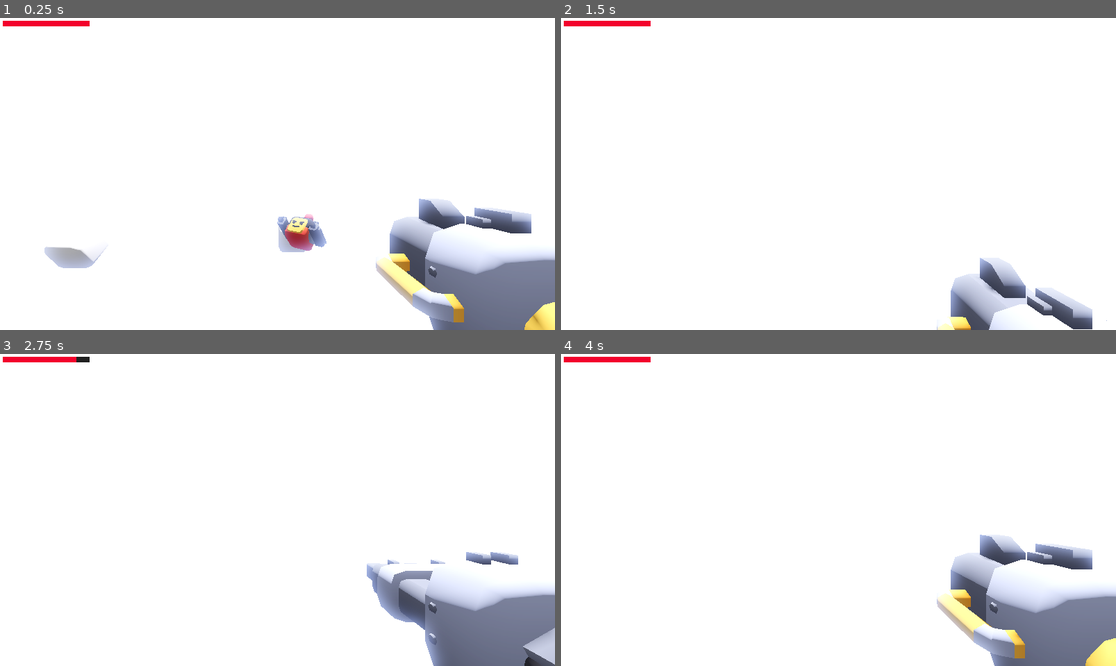
Above: before the commit, frames 1-4 (two rows, left to right).
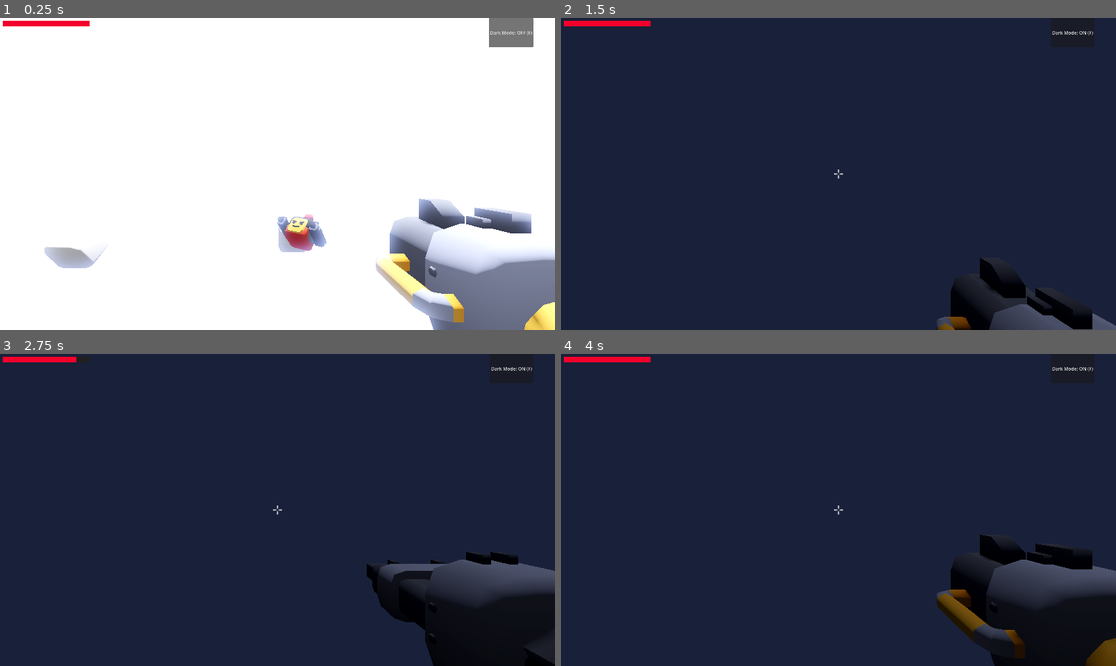
Above: after the commit, the same moments.

Repository: ehabaijaz/3d-shooter
Game: Godot game, scene res://scenes/game.tscn
Two runs of this game, one before a commit and one after it. Both use one fixed random seed, a clock stepped at 60 frames per second and the inputs below.
Inputs (mouse positions are in pixels of both pictures, inside the frame that each line leads up to):
- Up to frame 1 (0.25 s): no input
- Up to frame 2 (1.5 s): tap Enter at 0.5 s; move the mouse to (866, 174) at 0.52 s; hold F (toggle_dark_mode, bound only after the commit) 0.53-1.28 s; hold W (forward) from 0.53 s (still down); click (866, 174) at 0.67 s; tap Space (jump) at 0.77 s; move the mouse to (810, 174) at 1.27 s; tap E (toggle_weapon) at 1.35 s; click (810, 174) at 1.42 s
- Up to frame 3 (2.75 s): keep holding W (forward); tap Space (jump) at 1.52 s; tap F (toggle_dark_mode, bound only after the commit) at 1.55 s; move the mouse to (288, 503) at 2.02 s; hold F (toggle_dark_mode, bound only after the commit) from 2.03 s (still down); click (288, 503) at 2.17 s
- Up to frame 4 (4 s): keep holding W (forward); tap R (reset) at 2.75 s; move the mouse to (832, 516) at 2.77 s; release F (toggle_dark_mode, bound only after the commit) at 2.78 s; tap Alt at 2.85 s; click (832, 516) at 2.92 s; tap Space (jump) at 3.02, 3.77 s; tap F (toggle_dark_mode, bound only after the commit) at 3.05 s; move the mouse to (877, 513) at 3.52 s; hold F (toggle_dark_mode, bound only after the commit) from 3.53 s (still down); tap Shift at 3.6 s; click (877, 513) at 3.67 s

The runs differ from the first frame. In frame 1, 0.7% of the frame differs, in the area x 88-97%, y 0-10%; in frame 2, 100%, in the area x 0-100%, y 0-100%; in frame 3, 100%; in frame 4, 100%.

Commit message:
Completed project, now just some minor bug fixing. Lots of fixes as well

Diff:
--- /dev/null
+++ b/1 shooter setup/DarkModeManager.gd
@@ -0,0 +1,46 @@
+extends Node
+
+
+signal dark_mode_changed(enabled : bool)
+var dark_mode_enabled := false
+var locked := false
+
+func _ready():
+	get_tree().node_added.connect(_on_node_added)
+	for n in get_tree().get_nodes_in_group("world_light"):
+		print("world_light group contains: ", n.name, " - type: ", n.get_class())
+
+
+func toggle_dark_mode():
+	if locked:
+		return
+	set_dark_mode(not dark_mode_enabled)
+
+func set_dark_mode(enabled : bool):
+	dark_mode_enabled = enabled
+	_apply_to_all()
+	dark_mode_changed.emit(enabled)
+
+func lock_and_reset():
+	locked = true
+	set_dark_mode(false)
+
+func _apply_to_all() -> void:
+	for env in get_tree().get_nodes_in_group("world_environment"):
+		_apply_env(env)
+	for light in get_tree().get_nodes_in_group("world_light"):
+		_apply_dir_light(light)
+	for plight in get_tree().get_nodes_in_group("player_light"):
+		plight.visible = dark_mode_enabled
+
+func _apply_env(env: WorldEnvironment) -> void:
+	if env.environment:
+		env.environment.ambient_light_energy = 0.05 if dark_mode_enabled else 1.0
+		env.environment.background_energy_multiplier = 0.05 if dark_mode_enabled else 1.0
+
+func _apply_dir_light(light: DirectionalLight3D) -> void:
+	light.light_energy = 0.05 if dark_mode_enabled else 1.0
+
+func _on_node_added(node: Node) -> void:
+	if node.is_in_group("world_environment") or node.is_in_group("world_light") or node.is_in_group("player_light"):
+		call_deferred("_apply_to_all")
--- /dev/null
+++ b/1 shooter setup/LevelManager.gd
@@ -0,0 +1,19 @@
+extends Node
+
+signal all_enemies_defeated
+
+func register_level_enemies() -> void:
+	for enemy in get_tree().get_nodes_in_group("enemy"):
+		if not enemy.tree_exiting.is_connected(_on_enemy_removed):
+			enemy.tree_exiting.connect(_on_enemy_removed)
+
+func register_enemy(enemy: Node) -> void:
+	if not enemy.tree_exiting.is_connected(_on_enemy_removed):
+		enemy.tree_exiting.connect(_on_enemy_removed)
+
+func _on_enemy_removed() -> void:
+	call_deferred("_check_clear")
+
+func _check_clear() -> void:
+	if get_tree().get_nodes_in_group("enemy").is_empty():
+		all_enemies_defeated.emit()
--- a/1 shooter setup/project.godot
+++ b/1 shooter setup/project.godot
@@ -18,6 +18,11 @@
 run/main_scene="uid://d0d3n68s8wabo"
 config/features=PackedStringArray("4.6", "Forward Plus")
 config/icon="res://icon.svg"
+
+[autoload]
+
+DarkModeManager="*uid://2g42fhe8o2js"
+LevelManager="*uid://dw1nfcr2ig1ul"
 
 [display]
 
@@ -65,6 +70,11 @@
 "events": [Object(InputEventKey,"resource_local_to_scene":false,"resource_name":"","device":-1,"window_id":0,"alt_press …(192 unchanged characters)…
 ]
 }
+toggle_dark_mode={
+"deadzone": 0.2,
+"events": [Object(InputEventKey,"resource_local_to_scene":false,"resource_name":"","device":-1,"window_id":0,"alt_pressed":false,"shift_pressed":false,"ctrl_pressed":false,"meta_pressed":false,"pressed":false,"keycode":0,"physical_keycode":70,"key_label":0,"unicode":102,"location":0,"echo":false,"script":null)
+]
+}
 
 [layer_names]
 
--- /dev/null
+++ b/1 shooter setup/scenes/bye.tscn
@@ -0,0 +1,29 @@
+[gd_scene format=3 uid="uid://cmf62rcf7j1yo"]
+
+[node name="Bye" type="Control" unique_id=1948202433]
+layout_mode = 3
+anchors_preset = 15
+anchor_right = 1.0
+anchor_bottom = 1.0
+grow_horizontal = 2
+grow_vertical = 2
+
+[node name="ColorRect" type="ColorRect" parent="." unique_id=791965230]
+layout_mode = 1
+anchors_preset = 15
+anchor_right = 1.0
+anchor_bottom = 1.0
+grow_horizontal = 2
+grow_vertical = 2
+color = Color(0, 0, 0, 1)
+
+[node name="Label" type="Label" parent="ColorRect" unique_id=17062229]
+layout_mode = 0
+offset_right = 1273.0
+offset_bottom = 431.0
+theme_override_font_sizes/font_size = 50
+text = "byebye
+p.s: wouldve done some more if it was extended BUT AM EXCITED FOR V2
+DARK MODE  = DARK = 3AM APPROVE LES GO
+ PLEASE DONT REJECT MY HOURS
+TYSM FOR PLAYING THIS GAME"
--- /dev/null
+++ b/1 shooter setup/scenes/dark_mode_button_layer.gd
@@ -0,0 +1,18 @@
+extends CanvasLayer
+
+@onready var button: Button = $ToggleButton
+
+func _ready() -> void:
+	DarkModeManager.dark_mode_changed.connect(_on_dark_mode_changed)
+	_on_dark_mode_changed(DarkModeManager.dark_mode_enabled)
+
+
+func _unhandled_input(event: InputEvent) -> void:
+	if event.is_action_pressed("toggle_dark_mode"):
+		print("F pressed, toggling dark mode")
+		DarkModeManager.toggle_dark_mode()
+
+
+func _on_dark_mode_changed(enabled: bool) -> void:
+	button.text = "Dark Mode: ON (F)" if enabled else "Dark Mode: OFF (F)"
+	visible = not DarkModeManager.locked
--- /dev/null
+++ b/1 shooter setup/scenes/dark_mode_button_layer.tscn
@@ -0,0 +1,19 @@
+[gd_scene format=3 uid="uid://dst45t8acncfp"]
+
+[ext_resource type="Script" uid="uid://cjd5rm81uqot2" path="res://scenes/dark_mode_button_layer.gd" id="1_oi4rx"]
+
+[node name="DarkModeButtonLayer" type="CanvasLayer" unique_id=888754619]
+layer = 10
+script = ExtResource("1_oi4rx")
+
+[node name="ToggleButton" type="Button" parent="." unique_id=1786717775]
+anchors_preset = 1
+anchor_left = 1.0
+anchor_right = 1.0
+offset_left = -196.0
+offset_right = -75.0
+offset_bottom = 101.0
+grow_horizontal = 0
+mouse_filter = 2
+text = "Dark Mode
+Press E to pres"
--- a/1 shooter setup/scenes/enemy.tscn
+++ b/1 shooter setup/scenes/enemy.tscn
@@ -184,7 +184,7 @@
 [sub_resource type="SphereShape3D" id="SphereShape3D_qi2p4"]
 radius = 15.0
 
-[node name="Enemy" type="CharacterBody3D" unique_id=1982860416]
+[node name="Enemy" type="CharacterBody3D" unique_id=1982860416 groups=["enemy"]]
 collision_layer = 4
 collision_mask = 3
 script = ExtResource("1_4gyqm")
--- a/1 shooter setup/scenes/finale.tscn
+++ b/1 shooter setup/scenes/finale.tscn
@@ -2,8 +2,14 @@
 
 [ext_resource type="PackedScene" uid="uid://d0d3n68s8wabo" path="res://scenes/game.tscn" id="1_fi6aj"]
 [ext_resource type="PackedScene" uid="uid://botxu41putvxb" path="res://scenes/enemy.tscn" id="2_kaf1w"]
+[ext_resource type="PackedScene" uid="uid://ca66ek5a3153i" path="res://scenes/platform_large.tscn" id="3_nwj6o"]
+[ext_resource type="PackedScene" uid="uid://cmhmvnadsysl3" path="res://scenes/platform_falling.tscn" id="4_tnm2q"]
+[ext_resource type="PackedScene" uid="uid://das5fosq6auoe" path="res://models/grass-small.glb" id="5_okvcj"]
+[ext_resource type="PackedScene" uid="uid://beaer7x07yif6" path="res://models/grass.glb" id="6_thyo6"]
+[ext_resource type="PackedScene" uid="uid://g2w2608bc2dy" path="res://models/cloud.glb" id="7_mud52"]
 
 [node name="Finale" unique_id=413540681 instance=ExtResource("1_fi6aj")]
+next_scene_path = "res://scenes/bye.tscn"
 
 [node name="Enemy" parent="Characters" parent_id_path=PackedInt32Array(1479130507) index="1" unique_id=1982860416]
 transform = Transform3D(-5.9604645e-08, 0, -1, 0, 1, 0, 1, 0, -5.9604645e-08, 3.3031669, 1.9036632, 0)
@@ -76,3 +82,54 @@
 
 [node name="Enemy13" parent="." index="35" unique_id=342412918 instance=ExtResource("2_kaf1w")]
 transform = Transform3D(1, 0, 0, 0, 1, 0, 0, 0, 1, -4.5241594, 0.9852954, 5.254607)
+
+[node name="PlatformLarge2" parent="." index="39" unique_id=1381492469 instance=ExtResource("3_nwj6o")]
+transform = Transform3D(1, 0, 0, 0, 1, 0, 0, 0, 1, -0.768795, 0, 34.324028)
+
+[node name="Platform2" parent="." index="40" unique_id=2143548941 instance=ExtResource("4_tnm2q")]
+transform = Transform3D(1, 0, 0, 0, 1, 0, 0, 0, 1, -2.8907847, 0, 19.176327)
+
+[node name="Platform3" parent="." index="41" unique_id=2056565057 instance=ExtResource("4_tnm2q")]
+transform = Transform3D(1, 0, 0, 0, 1, 0, 0, 0, 1, -2.1802354, 0, 26.744787)
+
+[node name="Platform4" parent="." index="42" unique_id=2070720032 instance=ExtResource("4_tnm2q")]
+transform = Transform3D(1, 0, 0, 0, 1, 0, 0, 0, 1, -2.6878896, 0, 22.454624)
+
+[node name="PlatformLarge3" parent="." index="43" unique_id=2069920647 instance=ExtResource("3_nwj6o")]
+transform = Transform3D(1, 0, 0, 0, 1, 0, 0, 0, 1, -0.34831715, 0, 42.660774)
+
+[node name="grass-small" parent="." index="44" unique_id=940152268 instance=ExtResource("5_okvcj")]
+transform = Transform3D(1, 0, 0, 0, 1, 0, 0, 0, 1, 0.18063354, 0.5, 32.927505)
+
+[node name="grass-small2" parent="." index="45" unique_id=179444376 instance=ExtResource("5_okvcj")]
+transform = Transform3D(1, 0, 0, 0, 1, 0, 0, 0, 1, -1.9992623, 0.5, 32.688667)
+
+[node name="grass-small3" parent="." index="46" unique_id=632152133 instance=ExtResource("5_okvcj")]
+transform = Transform3D(1, 0, 0, 0, 1, 0, 0, 0, 1, -2.095632, 0.49999905, 35.982197)
+
+[node name="grass-small4" parent="." index="47" unique_id=545174328 instance=ExtResource("5_okvcj")]
+transform = Transform3D(1, 0, 0, 0, 1, 0, 0, 0, 1, 0.2848568, 0.5, 36.018074)
+
+[node name="grass" parent="." index="48" unique_id=1793346300 instance=ExtResource("6_thyo6")]
+transform = Transform3D(1, 0, 0, 0, 1, 0, 0, 0, 1, -0.5876169, 0.5, 34.133904)
+
+[node name="grass2" parent="." index="49" unique_id=683758257 instance=ExtResource("6_thyo6")]
+transform = Transform3D(1, 0, 0, 0, 1, 0, 0, 0, 1, -0.44983673, 0.49999905, 42.03534)
+
+[node name="grass-small5" parent="." index="50" unique_id=1668006581 instance=ExtResource("5_okvcj")]
+transform = Transform3D(1, 0, 0, 0, 1, 0, 0, 0, 1, -1.5019984, 0.49999905, 43.183792)
+
+[node name="grass3" parent="." index="51" unique_id=924806971 instance=ExtResource("6_thyo6")]
+transform = Transform3D(1, 0, 0, 0, 1, 0, 0, 0, 1, 2.7981205, 0, 38.506035)
+
+[node name="cube7" parent="." index="52" unique_id=103690218 instance=ExtResource("7_mud52")]
+transform = Transform3D(1, 0, 0, 0, 0.8594689, 0.5111881, 0, -0.5111881, 0.8594689, 3.5073652, -9.536743e-07, 29.485085)
+
+[node name="cube8" parent="." index="53" unique_id=818669668 instance=ExtResource("7_mud52")]
+transform = Transform3D(1, 0, 0, 0, 0.9105322, 0.41343817, 0, -0.41343817, 0.9105322, -5.2033815, 0, 29.184448)
+
+[node name="cube9" parent="." index="54" unique_id=28993372 instance=ExtResource("7_mud52")]
+transform = Transform3D(1, 0, 0, 0, 0.7131281, 0.7010337, 0, -0.7010337, 0.7131281, 7.4146748, 0, 24.248974)
+
+[node name="cube10" parent="." index="55" unique_id=858055397 instance=ExtResource("7_mud52")]
+transform = Transform3D(1, 0, 0, 0, 0.9738849, 0.22704227, 0, -0.22704227, 0.9738849, 10.776145, 0, 6.160894)
--- a/1 shooter setup/scenes/game.gd
+++ b/1 shooter setup/scenes/game.gd
@@ -0,0 +1,21 @@
+extends Node3D
+
+@export var next_scene_path : String = ""
+
+func _ready():
+	LevelManager.register_level_enemies()
+	LevelManager.all_enemies_defeated.connect(_on_level_clear)
+
+func _on_level_clear():
+	if not is_inside_tree():
+		return
+	if next_scene_path != "":
+		get_tree().change_scene_to_file(next_scene_path)
+
+
+func _on_die_area_body_entered(body):
+	print('yes')
+	call_deferred("_do_reload()")
+
+func _do_reload():
+	get_tree().reload_current_scene()
--- a/1 shooter setup/scenes/game.tscn
+++ b/1 shooter setup/scenes/game.tscn
@@ -1,6 +1,7 @@
 [gd_scene format=3 uid="uid://d0d3n68s8wabo"]
 
 [ext_resource type="PackedScene" uid="uid://fu1amsumtj2d" path="res://scenes/player.tscn" id="1_80nbo"]
+[ext_resource type="Script" uid="uid://dbbj6mwel5yv6" path="res://scenes/game.gd" id="1_kvpfn"]
 [ext_resource type="PackedScene" uid="uid://botxu41putvxb" path="res://scenes/enemy.tscn" id="2_feb5d"]
 [ext_resource type="PackedScene" uid="uid://beaer7x07yif6" path="res://models/grass.glb" id="3_eow3j"]
 [ext_resource type="PackedScene" uid="uid://c3ra7gob87m0g" path="res://scenes/ui.tscn" id="4_fc0e3"]
@@ -9,6 +10,7 @@
 [ext_resource type="PackedScene" uid="uid://g2w2608bc2dy" path="res://models/cloud.glb" id="5_vef74"]
 [ext_resource type="PackedScene" uid="uid://ttbna7whrrgo" path="res://scenes/wall_high.tscn" id="8_gee14"]
 [ext_resource type="PackedScene" uid="uid://cmhmvnadsysl3" path="res://scenes/platform_falling.tscn" id="9_0tnpc"]
+[ext_resource type="PackedScene" uid="uid://dst45t8acncfp" path="res://scenes/dark_mode_button_layer.tscn" id="10_vtaks"]
 
 [sub_resource type="ProceduralSkyMaterial" id="ProceduralSkyMaterial_mwb40"]
 sky_horizon_color = Color(0.66224277, 0.6717428, 0.6867428, 1)
@@ -26,12 +28,17 @@
 tonemap_mode = 2
 glow_enabled = true
 
+[sub_resource type="BoxShape3D" id="BoxShape3D_kvpfn"]
+size = Vector3(7.2495117, 300.63803, 1151.3053)
+
 [node name="Game" type="Node3D" unique_id=413540681]
+script = ExtResource("1_kvpfn")
+next_scene_path = "res://scenes/level_2.tscn"
 
-[node name="WorldEnvironment" type="WorldEnvironment" parent="." unique_id=1170798058]
+[node name="WorldEnvironment" type="WorldEnvironment" parent="." unique_id=1170798058 groups=["world_environment"]]
 environment = SubResource("Environment_e2o6t")
 
-[node name="DirectionalLight3D" type="DirectionalLight3D" parent="." unique_id=1232547340]
+[node name="DirectionalLight3D" type="DirectionalLight3D" parent="." unique_id=1232547340 groups=["world_light"]]
 transform = Transform3D(-0.8660254, -0.43301278, 0.25, 0, 0.49999997, 0.86602545, -0.50000006, 0.75, -0.43301266, 0, 0, 0)
 shadow_enabled = true
 
@@ -108,3 +115,16 @@
 
 [node name="Enemy2" parent="." unique_id=460149250 instance=ExtResource("2_feb5d")]
 transform = Transform3D(0.9999062, 0.010088111, 0.009264501, -0.010173396, 0.9999058, 0.009203258, -0.009170769, -0.009296664, 0.99991477, -5.3553305, 0.97255754, -0.32129097)
+
+[node name="DarkModeButtonLayer" parent="." unique_id=888754619 instance=ExtResource("10_vtaks")]
+
+[node name="DieArea" type="Area3D" parent="." unique_id=179243163]
+collision_layer = 0
+collision_mask = 2
+
+[node name="CollisionShape3D" type="CollisionShape3D" parent="DieArea" unique_id=329610041]
+transform = Transform3D(0.01939252, 0.9979445, -0.061081093, -0.9998088, 0.019198269, -0.0037651416, -0.0025847682, 0.061142415, 0.9981257, 34.210228, -59.316433, -521.0055)
+shape = SubResource("BoxShape3D_kvpfn")
+debug_color = Color(0.9063994, 0.00013264835, 0.74517876, 0.41960785)
+
+[connection signal="body_entered" from="DieArea" to="." method="_on_die_area_body_entered"]
--- a/1 shooter setup/scenes/level_2.tscn
+++ b/1 shooter setup/scenes/level_2.tscn
@@ -5,6 +5,7 @@
 [ext_resource type="PackedScene" uid="uid://ca66ek5a3153i" path="res://scenes/platform_large.tscn" id="3_eqxsl"]
 
 [node name="Level 2" unique_id=413540681 instance=ExtResource("1_3bmlt")]
+next_scene_path = "res://scenes/level_3.tscn"
 
 [node name="Enemy" parent="." index="14" unique_id=570550541]
 transform = Transform3D(-1, 0, 8.742278e-08, 0, 1, 0, -8.742278e-08, 0, -1, 0.28270054, 0.9852954, -10.664966)
@@ -21,15 +22,11 @@
 [node name="Enemy7" parent="." index="18" unique_id=1018685535 instance=ExtResource("2_pbc48")]
 transform = Transform3D(0.009170771, 0.009296665, -0.9999149, -0.010173397, 0.99990594, 0.009203259, 0.9999063, 0.010088112, 0.009264559, -7.8666763, 0.97255754, 11.158453)
 
-[node name="Enemy8" parent="." index="19" unique_id=988274117 instance=ExtResource("2_pbc48")]
-transform = Transform3D(-0.009170857, -0.009296668, 0.9999148, -0.010173396, 0.9999058, 0.009203259, -0.9999062, -0.01008811, -0.009264646, 2.1220703, 0.97255754, 11.658426)
-script = null
-
-[node name="Enemy6" parent="." index="20" unique_id=381989495 instance=ExtResource("2_pbc48")]
+[node name="Enemy6" parent="." index="19" unique_id=381989495 instance=ExtResource("2_pbc48")]
 transform = Transform3D(0.009170725, 0.009296664, -0.99991477, -0.010173396, 0.9999058, 0.009203258, 0.9999063, 0.010088112, 0.009264458, -15.505793, 0.97255754, -1.6578021)
 
-[node name="Enemy3" parent="." index="21" unique_id=533537692 instance=ExtResource("2_pbc48")]
+[node name="Enemy3" parent="." index="20" unique_id=533537692 instance=ExtResource("2_pbc48")]
 transform = Transform3D(0.9999062, 0.010088111, 0.009264501, -0.010173396, 0.9999058, 0.009203258, -0.009170769, -0.009296664, 0.99991477, -5.3553305, 0.97255754, -0.32129097)
 
-[node name="PlatformLarge2" parent="." index="22" unique_id=1381492469 instance=ExtResource("3_eqxsl")]
+[node name="PlatformLarge2" parent="." index="21" unique_id=1381492469 instance=ExtResource("3_eqxsl")]
 transform = Transform3D(1, 0, 0, 0, 1, 0, 0, 0, 1, -9.517445, 0, 0.38741112)
--- a/1 shooter setup/scenes/level_3.tscn
+++ b/1 shooter setup/scenes/level_3.tscn
@@ -6,6 +6,7 @@
 [ext_resource type="PackedScene" uid="uid://cmhmvnadsysl3" path="res://scenes/platform_falling.tscn" id="4_ah8om"]
 
 [node name="Level 3" unique_id=413540681 instance=ExtResource("1_h23n6")]
+next_scene_path = "res://scenes/finale.tscn"
 
 [node name="Enemy2" parent="Characters" parent_id_path=PackedInt32Array(1479130507) index="2" unique_id=1982860416 instance=ExtResource("2_1pn4d")]
 transform = Transform3D(-5.9604645e-08, 0, -1, 0, 1, 0, 1, 0, -5.9604645e-08, -3.5398276, 1.2945302, -14.696571)
--- a/1 shooter setup/scenes/player.tscn
+++ b/1 shooter setup/scenes/player.tscn
@@ -67,3 +67,7 @@
 
 [node name="RepeaterShooter" type="AudioStreamPlayer3D" parent="." unique_id=1830583585]
 stream = ExtResource("11_nvl01")
+
+[node name="OmniLight3D" type="OmniLight3D" parent="." unique_id=915256992]
+visible = false
+light_energy = 5.0
--- a/1 shooter setup/scripts/player.gd
+++ b/1 shooter setup/scripts/player.gd
@@ -6,7 +6,7 @@
 enum Gun {BLASTER,DUAL}
 var jump_strength := 8.0
 var gravity := 10.0
-var health := 100
+var health = 100
 
 @onready var default_gun_pos : Vector3 = $Camera3D/Guns.get_child(current_gun).position
 var current_gun : Gun = Gun.BLASTER:
@@ -84,10 +84,13 @@
 	$Camera3D/RayCast3D.get_collider()
 
 func hit():
-	health -= 5
+	if get_tree().current_scene.scene_file_path == "res://scenes/finale.tscn":
+		health -= 2
+	else:
+		health -= 5
 	get_tree().get_first_node_in_group('ui').change_health(health)
 	if health <= 0:
-		get_tree().quit()
+		get_tree().reload_current_scene()
 
 func _unhandled_input(event):
 	if event.is_action_pressed('reset'):
Not shown, added: 1 shooter setup/DarkModeManager.gd.uid
Not shown, added: 1 shooter setup/LevelManager.gd.uid
Not shown, added: 1 shooter setup/scenes/dark_mode_button_layer.gd.uid
